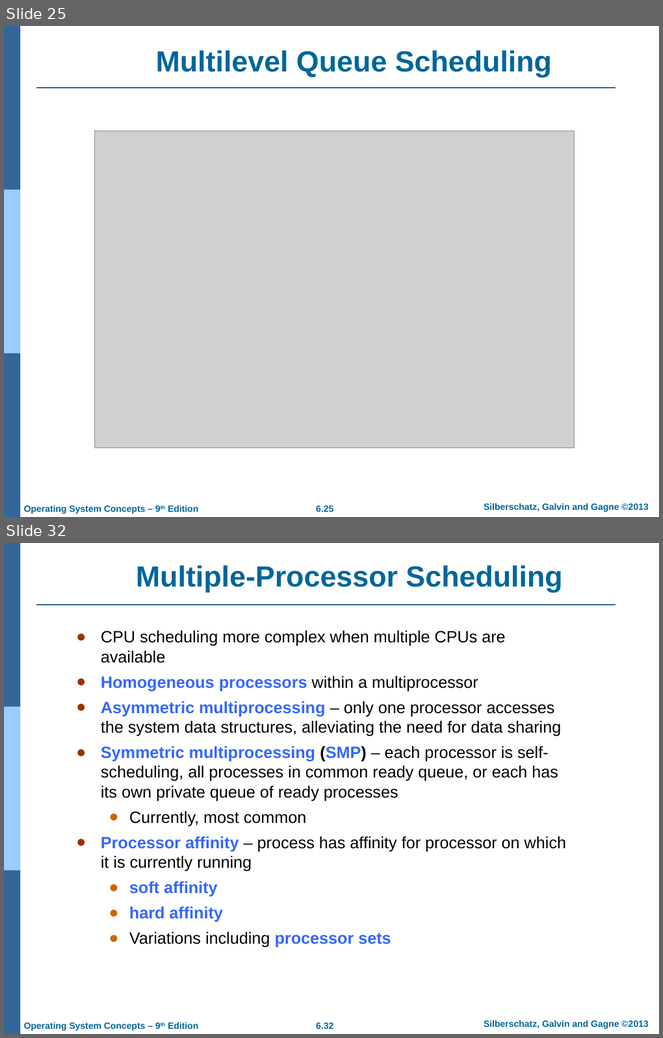
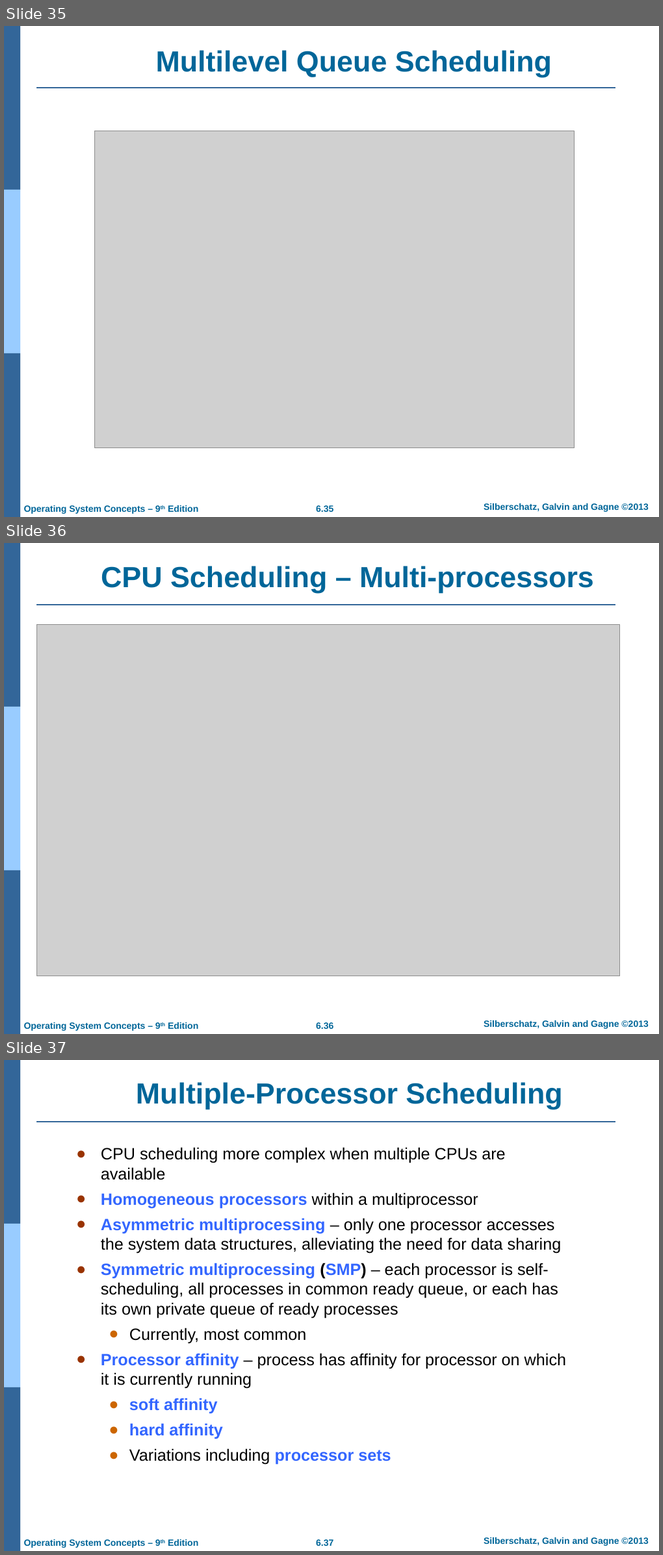
Before and after one commit to Rafi-afridi/OS, a slide deck: Lectures/CPU Scheduling.ppt.pptx. Shown one above the other, each under a label of ours: slides 25 and 32 before the commit, slides 35, 36 and 37 after it; the slides between them are not shown. The pictures are 663x1038 and 663x1555 pixels, drawn with LibreOffice and Linux fonts; fonts in the diff are those of the drawing; grey boxes stand for pictures; background and template pictures are left out. Boxes give left, top, right and bottom in pixels: in the first picture for what was removed or moved away, otherwise in the second. Text is boxed around its words. In the diff, an @@ line names an element or a change of style, - is before the commit and + after.

```diff
--- a/Lectures/CPU Scheduling.ppt.pptx
+++ b/Lectures/CPU Scheduling.ppt.pptx
@@ slide 36 added at <box>4,543,659,1034</box>, background #FFFFFF; not listed: 7 template elements that a slide beside it also shows @@
@@ title added at <box>101,566,594,593</box>, 32 pt, text #006699, bold @@
+CPU Scheduling – Multi-processors
@@ picture added at <box>36,625,621,976</box> @@
@@ what was slide 25 is now slide 35 @@
@@ page number at <box>316,506,334,512</box>: text changed @@
-6.25
+6.35
@@ what was slide 32 is now slide 37 @@
@@ page number at <box>316,1540,334,1546</box>: text changed @@
-6.32
+6.37
```
Also in this commit, not shown: 5 slides changed, 8 other slides added, 5 slides removed, 10 other files.
